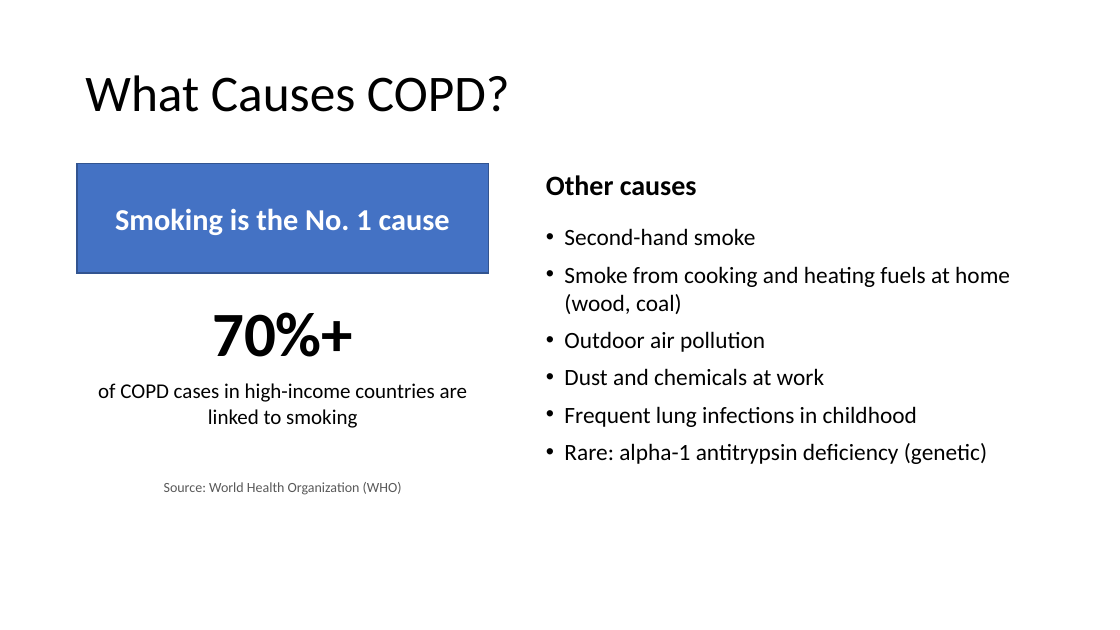
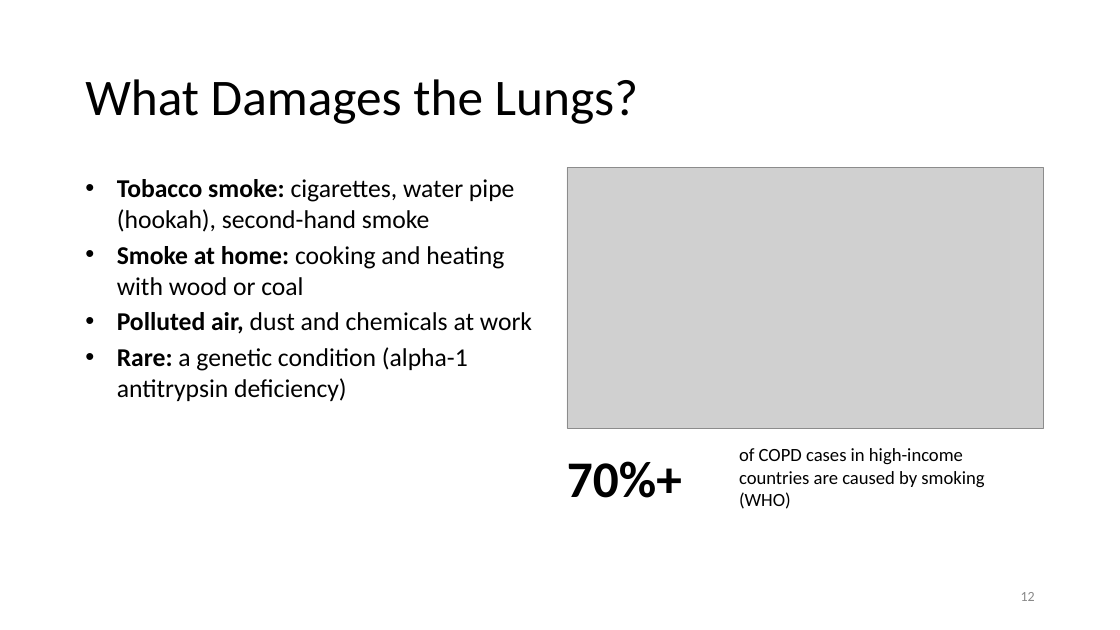
Before and after one commit to mrm145/Claude-CoWorkNotCode, a slide deck: slide 12 of Asthma_and_COPD_Presentation.pptx. Drawn at 1120x630 pixels with LibreOffice and Linux fonts; fonts in the diff are those of the drawing; grey boxes stand for pictures. Boxes give left, top, right and bottom in pixels: in the first picture for what was removed or moved away, otherwise in the second. Text is boxed around its words. In the diff, an @@ line names an element or a change of style, - is before the commit and + after.

```diff
--- a/Asthma_and_COPD_Presentation.pptx
+++ b/Asthma_and_COPD_Presentation.pptx
@@ title at (85, 79, 638, 124): text changed @@
-What Causes COPD?
+What Damages the Lungs?
@@ rectangle removed at (77, 164, 489, 273) @@
-Smoking is the No. 1 cause
@@ text added at (117, 179, 532, 401), 22 pt, text #000000 @@
+• Tobacco smoke: cigarettes, water pipe (hookah), second-hand smoke
+• Smoke at home: cooking and heating with wood or coal
+• Polluted air, dust and chemicals at work
+• Rare: a genetic condition (alpha-1 antitrypsin deficiency)
@@ text removed at (546, 175, 697, 196) @@
-Other causes
@@ picture added at (567, 168, 1044, 429) @@
@@ text removed at (564, 228, 1010, 464) @@
-• Second-hand smoke
-• Smoke from cooking and heating fuels at home (wood, coal)
-• Outdoor air pollution
-• Dust and chemicals at work
-• Frequent lung infections in childhood
-• Rare: alpha-1 antitrypsin deficiency (genetic)
@@ text "70%+": place and size @@
-text "70%+" at (212, 312, 353, 357)
+text "70%+" at (567, 461, 682, 498)
@@ text "70%+" at (567, 461, 682, 498): size 54 to 44 pt; alignment centre to left; vertical alignment top to middle @@
@@ text "of COPD cases in high-income ..." at (739, 448, 984, 509): vertical alignment top to middle @@
@@ text at (739, 448, 984, 509): text changed; size 18 to 16 pt @@
-of COPD cases in high-income countries are linked to smoking
+of COPD cases in high-income countries are caused by smoking (WHO)
@@ text removed at (164, 482, 402, 495) @@
-Source: World Health Organization (WHO)
@@ page number added at (1021, 592, 1035, 601), 12 pt, text #898989 @@
+12
```
Also in this commit, not shown: 13 other slides changed, 11 slides added, 9 slides removed, 1 other file.
